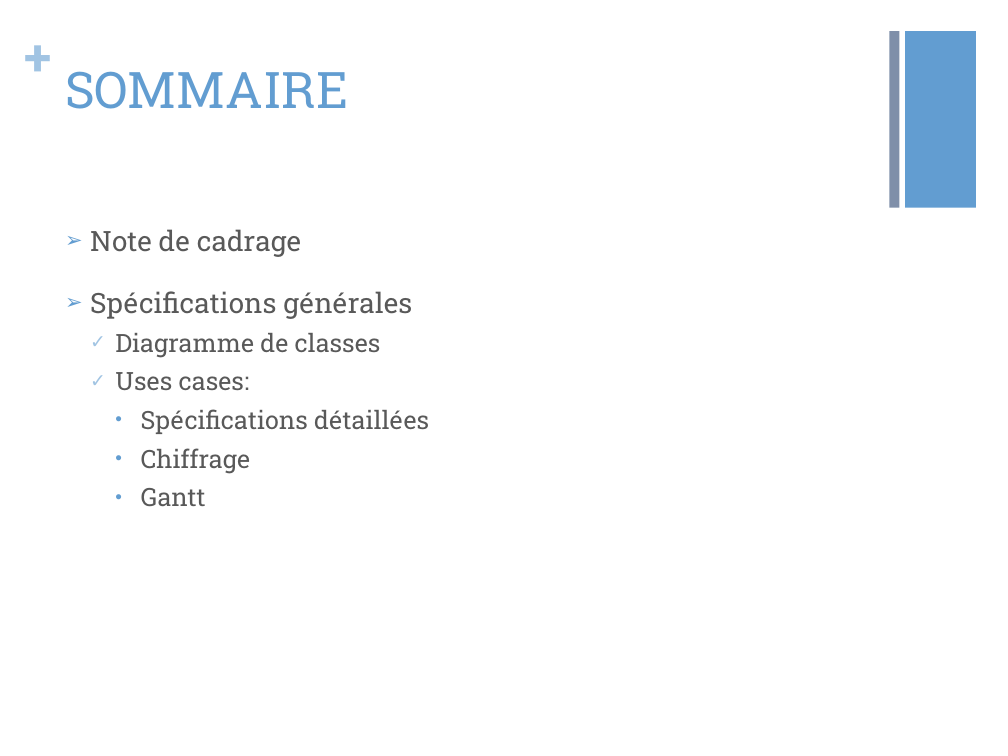
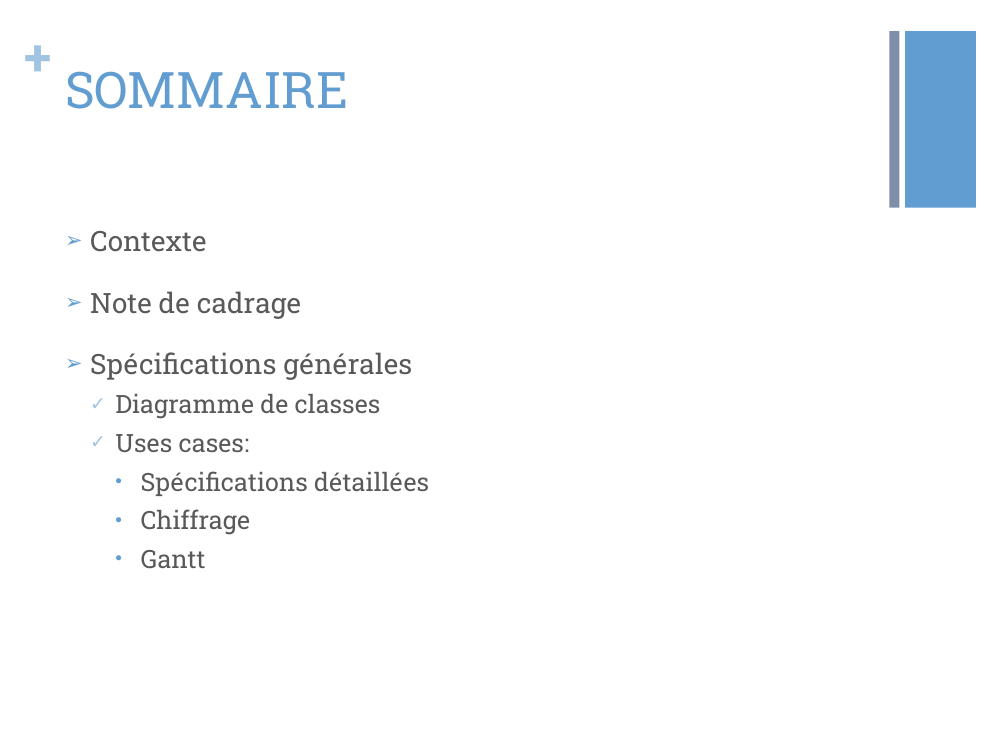
Before and after one commit to vibiscus/python, a slide deck: slide 2 of Presentation 29 avril V2.pptx. Drawn at 1008x756 pixels with LibreOffice and Linux fonts; fonts in the diff are those of the drawing. Boxes give left, top, right and bottom in pixels: in the first picture for what was removed or moved away, otherwise in the second. Text is boxed around its words. In the diff, an @@ line names an element or a change of style, - is before the commit and + after.

```diff
--- a/Presentation 29 avril V2.pptx
+++ b/Presentation 29 avril V2.pptx
@@ text at <box>90,231,206,252</box>: paragraph added @@
+➢ Contexte
```
Also in this commit, not shown: 4 other slides changed, 2 slides added, 1 other file.
